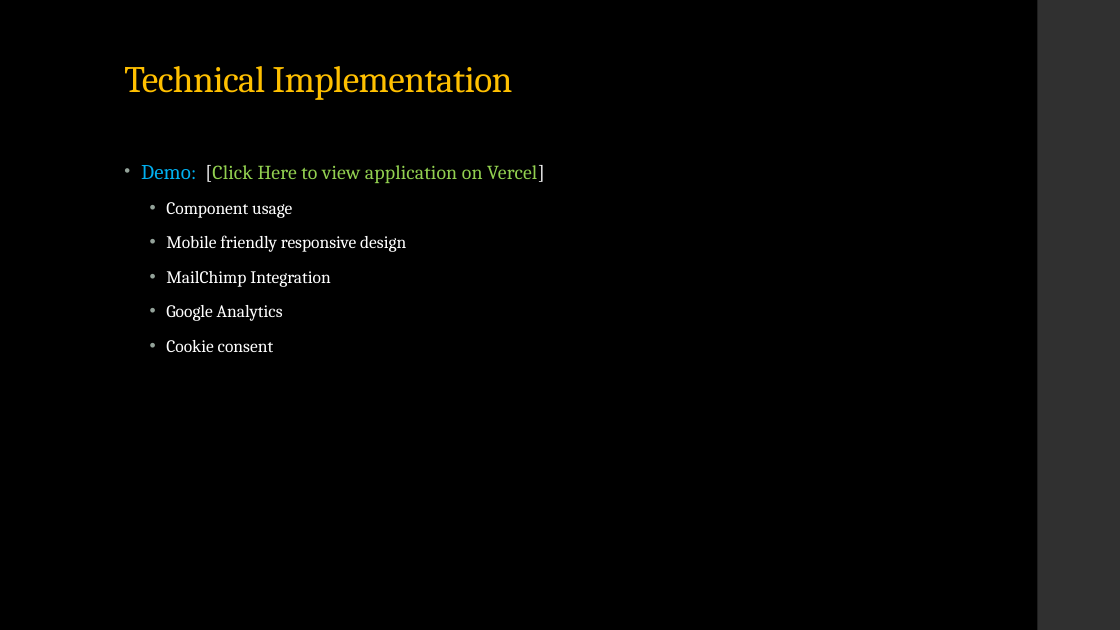
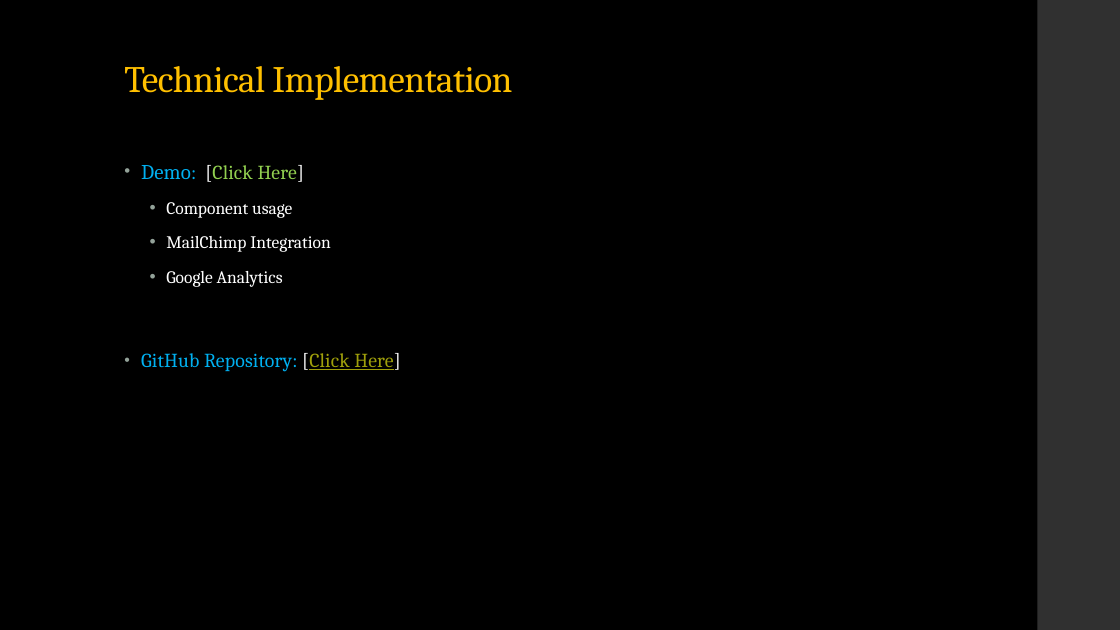
Before and after one commit to Tbyrne22/deli_final_project, a slide deck: slide 10 of IS601_Expeditions-deli.pptx (slide 9 before the commit). Drawn at 1120x630 pixels with LibreOffice and Linux fonts; fonts in the diff are those of the drawing. Boxes give left, top, right and bottom in pixels: in the first picture for what was removed or moved away, otherwise in the second. Text is boxed around its words. In the diff, an @@ line names an element or a change of style, - is before the commit and + after.

```diff
--- a/IS601_Expeditions-deli.pptx
+++ b/IS601_Expeditions-deli.pptx
@@ text at [141,165,305,182]: text changed @@
-• Demo: [Click Here to view application on Vercel]
+• Demo: [Click Here]
@@ text at [166,235,406,252]: paragraph removed @@
-  • Mobile friendly responsive design
@@ text at [141,353,401,372]: text changed; size 15 to 17 pt; text colour #FFFFFF to #00B0F0 @@
-  • Cookie consent
+• GitHub Repository: [Click Here]
```
Also in this commit, not shown: 3 other slides changed, 1 slide added, 1 other file.
